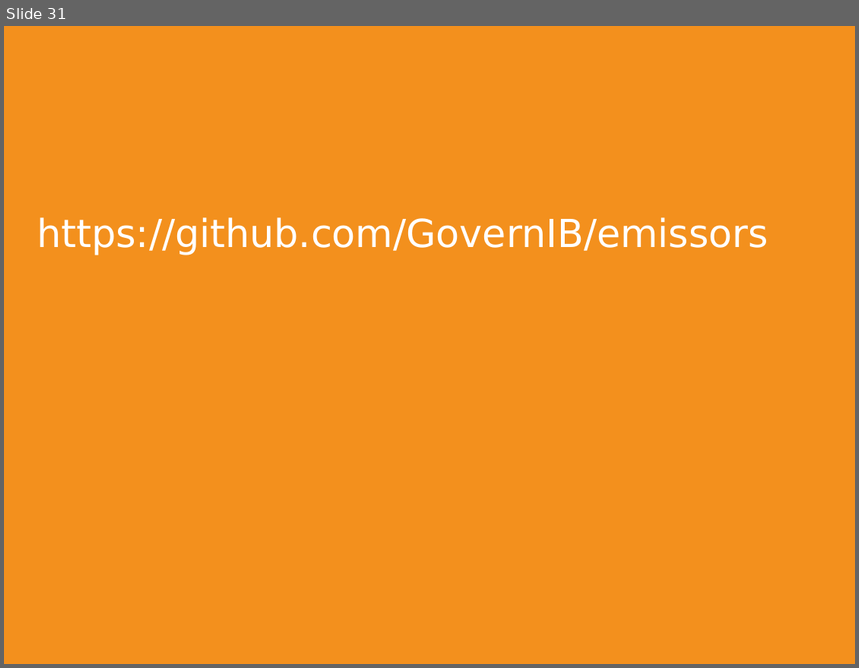
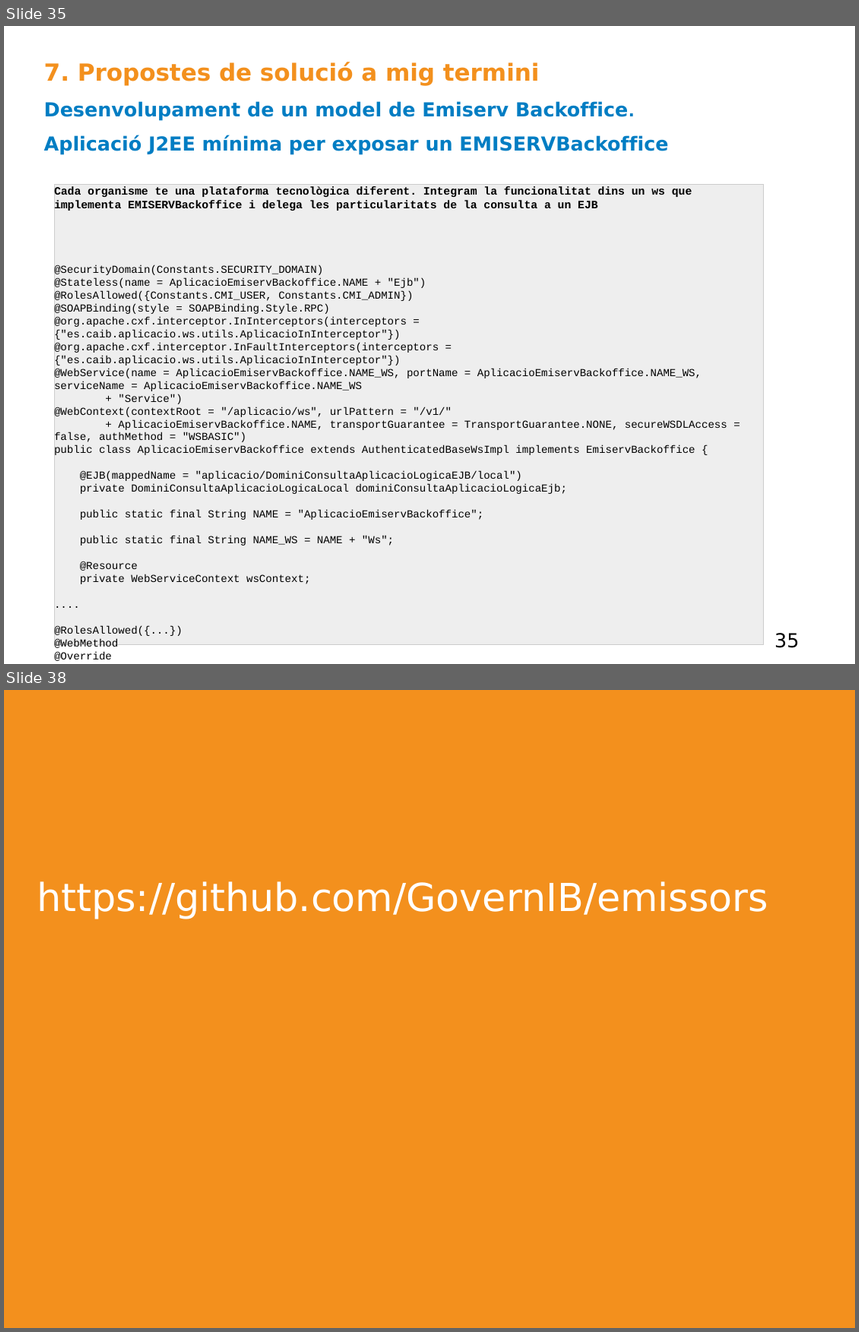
Before and after one commit to at4net/emissors, a slide deck: doc/manuales/Resum.odp. Shown one above the other, each under a label of ours: slide 31 before the commit, slides 35 and 38 after it; the slides between them are not shown. The pictures are 859x668 and 859x1332 pixels, drawn with LibreOffice and Linux fonts; fonts in the diff are those of the drawing. Boxes give left, top, right and bottom in pixels: in the first picture for what was removed or moved away, otherwise in the second. Text is boxed around its words. In the diff, an @@ line names an element or a change of style, - is before the commit and + after.

```diff
--- a/doc/manuales/Resum.odp
+++ b/doc/manuales/Resum.odp
@@ slide 35 added at bbox=[4, 26, 855, 664], background #FFFFFF @@
@@ text added at bbox=[44, 62, 668, 155], 18 pt, text #007DC3, bold @@
+7. Propostes de solució a mig termini
+Desenvolupament de un model de Emiserv Backoffice.
+Aplicació J2EE mínima per exposar un EMISERVBackoffice
@@ rectangle added at bbox=[54, 184, 764, 645], fill #EEEEEE, outline #CCCCCC 0 pt, 10 pt, text #000000 @@
+Cada organisme te una plataforma tecnològica diferent. Integram la funcionalitat dins un ws que implementa EMISERVBackoffice i delega les particularitats de la consulta a un EJB
+@SecurityDomain(Constants.SECURITY_DOMAIN)
+@Stateless(name = AplicacioEmiservBackoffice.NAME + "Ejb")
+@RolesAllowed({Constants.CMI_USER, Constants.CMI_ADMIN})
+@SOAPBinding(style = SOAPBinding.Style.RPC)
+@org.apache.cxf.interceptor.InInterceptors(interceptors = {"es.caib.aplicacio.ws.utils.AplicacioInInterceptor"})
+@org.apache.cxf.interceptor.InFaultInterceptors(interceptors = {"es.caib.aplicacio.ws.utils.AplicacioInInterceptor"})
+@WebService(name = AplicacioEmiservBackoffice.NAME_WS, portName = AplicacioEmiservBackoffice.NAME_WS, serviceName = AplicacioEmiservBackoffice.NAME_WS
++ "Service")
+@WebContext(contextRoot = "/aplicacio/ws", urlPattern = "/v1/"
++ AplicacioEmiservBackoffice.NAME, transportGuarantee = TransportGuarantee.NONE, secureWSDLAccess = false, authMethod = "WSBASIC")
+public class AplicacioEmiservBackoffice extends AuthenticatedBaseWsImpl implements EmiservBackoffice {
+@EJB(mappedName = "aplicacio/DominiConsultaAplicacioLogicaEJB/local")
+private DominiConsultaAplicacioLogicaLocal dominiConsultaAplicacioLogicaEjb;
+public static final String NAME = "AplicacioEmiservBackoffice";
+public static final String NAME_WS = NAME + "Ws";
+@Resource
+private WebServiceContext wsContext;
+....
+@RolesAllowed({...})
+@WebMethod
+@Override
+public PeticionSincronaResponse peticionSincrona(...)
@@ page number added at bbox=[775, 633, 799, 648], 18 pt, text #000000 @@
+35
@@ what was slide 31 is now slide 38 @@
```
Also in this commit, not shown: 6 other slides added, 1 other file.
